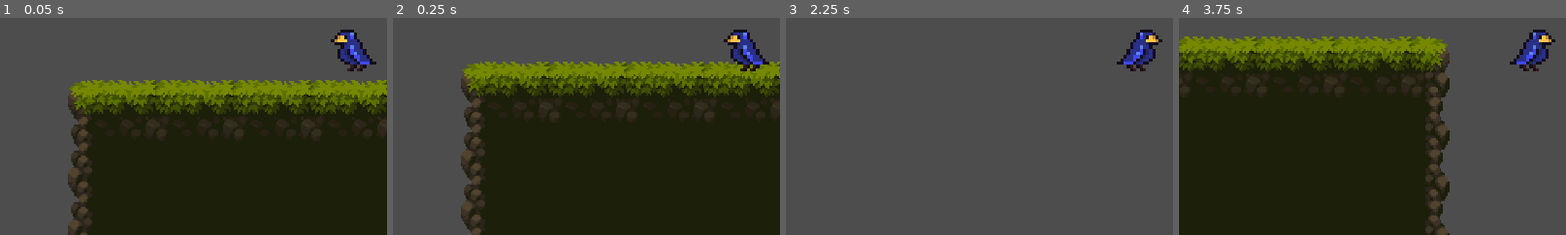
Above: before the commit, frames 1-4 (left to right).
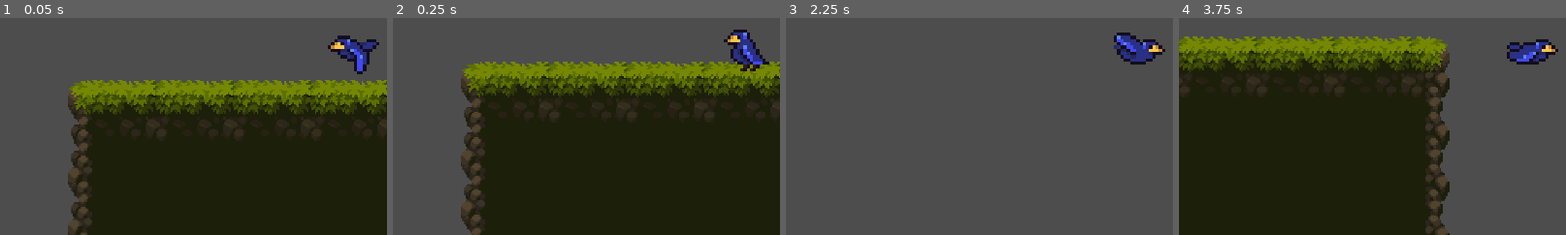
Above: after the commit, the same moments.

Repository: SikK19/AwayGame
Game: Godot game, scene res://test_level.tscn
Two runs of this game, one before a commit and one after it. Both use one fixed random seed, a clock stepped at 60 frames per second and the inputs below.
Inputs (mouse positions are % of the whole screen's width and height, from its top left):
- Up to frame 1 (0.05 s): no input
- Up to frame 2 (0.25 s): no input
- Up to frame 3 (2.25 s): tap Enter (ui_accept) at 0.5, 0.77, 1.52 s; move the mouse to (72, 45) at 0.52 s; press the mouse at (72, 45) at 0.53 s; move the mouse to (30, 55) at 1.27 s; release the mouse at (30, 55) at 1.28 s; click (30, 55) at 1.35 s; move the mouse to (60, 28) at 2.02 s; press the mouse at (60, 28) at 2.03 s
- Up to frame 4 (3.75 s): move the mouse to (45, 70) at 2.77 s; release the mouse at (45, 70) at 2.78 s; click (45, 70) at 2.85 s; tap Enter (ui_accept) at 3.02 s; move the mouse to (80, 65) at 3.52 s; press the mouse at (80, 65) at 3.53 s
The pictures show only the part of the screen within x 4-54%, y 33-83%; the shares and areas given below are measured in that part.

The runs differ from the first frame. In frame 1, 1.2% of the frame differs, in the area x 84-98%, y 5-26%; in frame 2, nothing differs; in frame 3, 1.5%, in the area x 84-98%, y 5-25%; in frame 4, 1.2%.

Commit message:
added flying animation for the bird

Diff:
--- a/bird.gd
+++ b/bird.gd
@@ -4,7 +4,9 @@
 @export var SPEED = 250.0
 @export var JUMP_VELOCITY = -400.0
 
-@onready var sprite = $Sprite
+@onready var spriteStanding = $Sprite
+@onready var spriteFlying = $Flying
+
 
 # Get the gravity from the project settings to be synced with RigidBody nodes.
 var gravity = ProjectSettings.get_setting("physics/2d/default_gravity")
@@ -13,18 +15,27 @@
 
 
 func _physics_process(delta):
+	if is_on_floor() && not Input.is_action_pressed("fly_to_cursor"):
+		spriteStanding.visible = true
+		spriteFlying.visible = false
+
 	# Add the gravity.
 	if not is_on_floor():
 		velocity.y += gravity * delta
+		spriteStanding.visible = false
+		spriteFlying.visible = true
+		spriteFlying.play("default")
 
 	mouse_position = get_global_mouse_position()
 	if Input.is_action_pressed("fly_to_cursor"):
 		direction_flying = (mouse_position - position).normalized()
 		velocity = (direction_flying * SPEED)
 		if direction_flying.x > 0:
-			sprite.flip_h = true
+			spriteStanding.flip_h = true
+			spriteFlying.flip_h = true
 		if direction_flying.x < 0:
-			sprite.flip_h = false
+			spriteStanding.flip_h = false
+			spriteFlying.flip_h = false
 
 	if Input.is_action_just_released("fly_to_cursor"):
 		velocity.x = 0
--- a/bird.tscn
+++ b/bird.tscn
@@ -2088,6 +2088,70 @@
 physics_layer_0/collision_layer = 1
 sources/0 = SubResource("TileSetAtlasSource_dmlsb")
 
+[sub_resource type="AtlasTexture" id="AtlasTexture_wxe5f"]
+atlas = ExtResource("1_3hrfv")
+region = Rect2(0, 167, 160, 156)
+
+[sub_resource type="AtlasTexture" id="AtlasTexture_tajth"]
+atlas = ExtResource("1_3hrfv")
+region = Rect2(160, 167, 160, 156)
+
+[sub_resource type="AtlasTexture" id="AtlasTexture_nmamj"]
+atlas = ExtResource("1_3hrfv")
+region = Rect2(320, 167, 160, 156)
+
+[sub_resource type="AtlasTexture" id="AtlasTexture_4dca6"]
+atlas = ExtResource("1_3hrfv")
+region = Rect2(480, 167, 160, 156)
+
+[sub_resource type="AtlasTexture" id="AtlasTexture_qom3w"]
+atlas = ExtResource("1_3hrfv")
+region = Rect2(640, 167, 160, 156)
+
+[sub_resource type="AtlasTexture" id="AtlasTexture_tvbsd"]
+atlas = ExtResource("1_3hrfv")
+region = Rect2(800, 167, 160, 156)
+
+[sub_resource type="AtlasTexture" id="AtlasTexture_jlghl"]
+atlas = ExtResource("1_3hrfv")
+region = Rect2(960, 167, 160, 156)
+
+[sub_resource type="AtlasTexture" id="AtlasTexture_3apyw"]
+atlas = ExtResource("1_3hrfv")
+region = Rect2(1120, 167, 160, 156)
+
+[sub_resource type="SpriteFrames" id="SpriteFrames_3lbl5"]
+animations = [{
+"frames": [{
+"duration": 1.0,
+"texture": SubResource("AtlasTexture_wxe5f")
+}, {
+"duration": 1.0,
+"texture": SubResource("AtlasTexture_tajth")
+}, {
+"duration": 1.0,
+"texture": SubResource("AtlasTexture_nmamj")
+}, {
+"duration": 1.0,
+"texture": SubResource("AtlasTexture_4dca6")
+}, {
+"duration": 1.0,
+"texture": SubResource("AtlasTexture_qom3w")
+}, {
+"duration": 1.0,
+"texture": SubResource("AtlasTexture_tvbsd")
+}, {
+"duration": 1.0,
+"texture": SubResource("AtlasTexture_jlghl")
+}, {
+"duration": 1.0,
+"texture": SubResource("AtlasTexture_3apyw")
+}],
+"loop": true,
+"name": &"default",
+"speed": 5.0
+}]
+
 [node name="Bird" type="CharacterBody2D"]
 script = ExtResource("1_dipqb")
 
@@ -2106,3 +2170,7 @@
 tile_set = SubResource("TileSet_c3110")
 format = 2
 layer_0/name = "Ground"
+
+[node name="Flying" type="AnimatedSprite2D" parent="."]
+sprite_frames = SubResource("SpriteFrames_3lbl5")
+frame_progress = 0.166161
Not shown: 1 places in bird.tscn that only renumber resources
